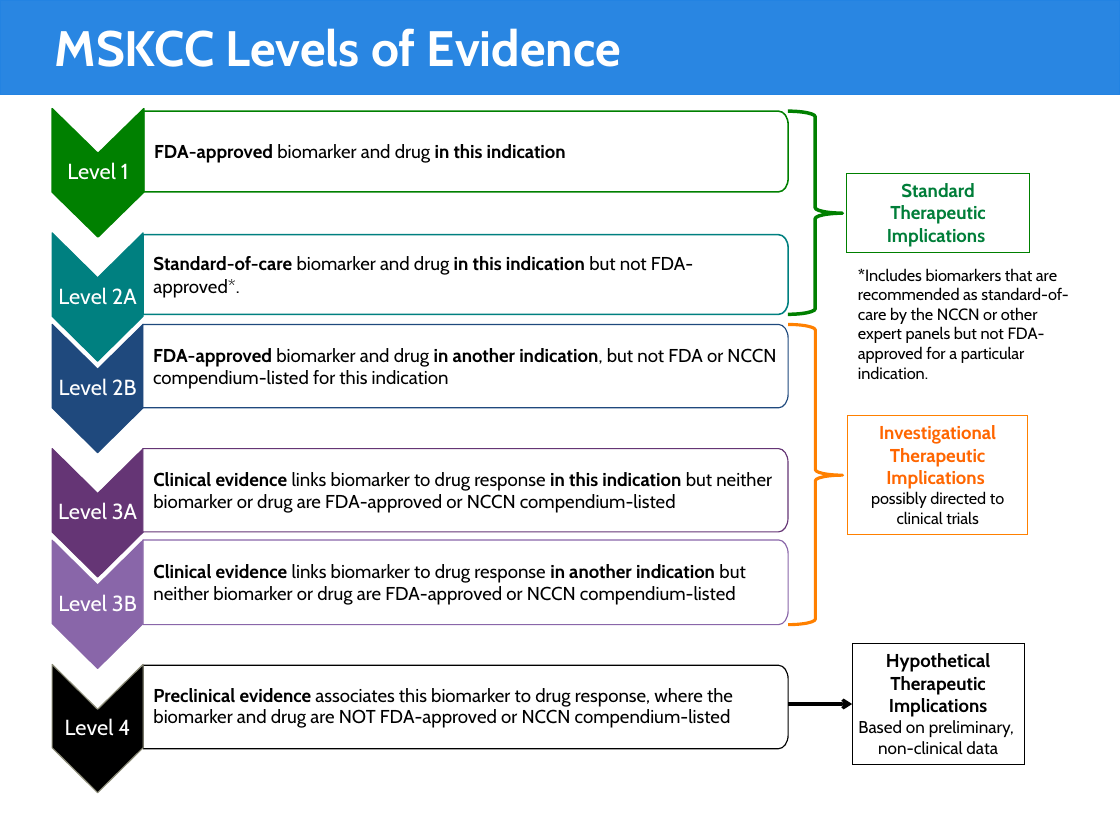
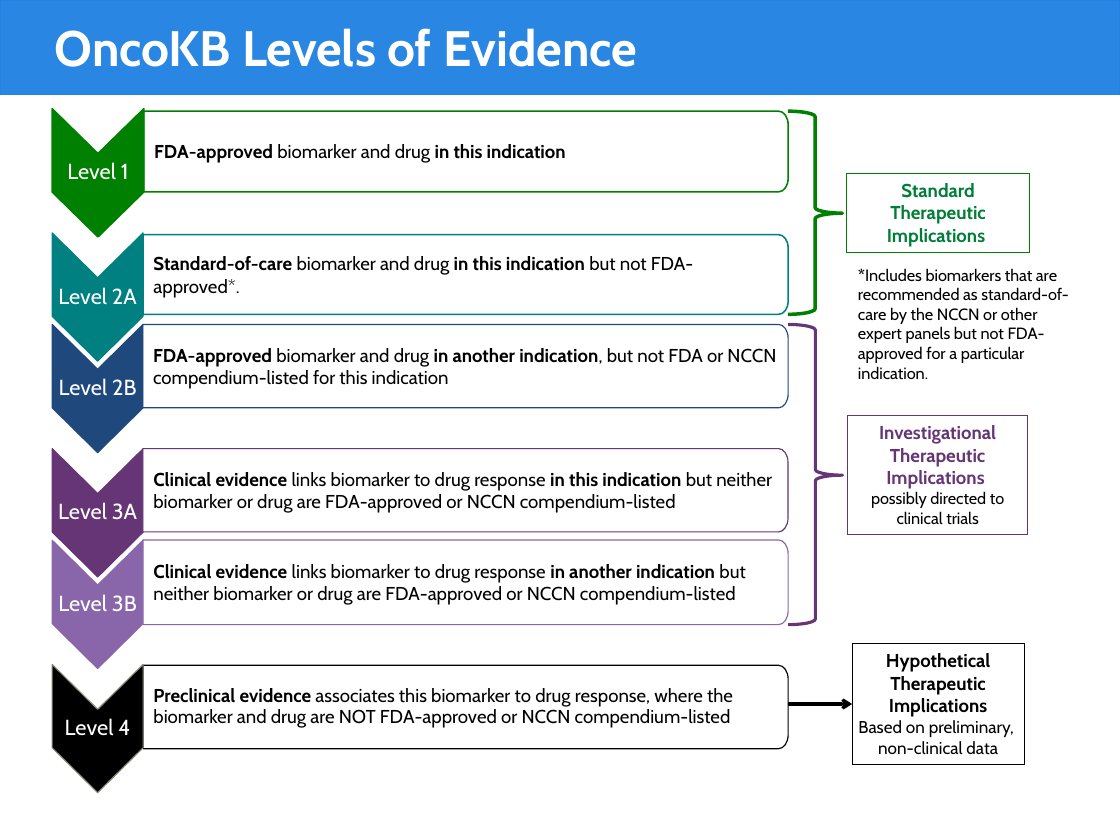
Before and after one commit to oncokb/oncokb-public, a slide deck: slide 1 of app/resources/files/levels.pptx. Drawn at 1120x840 pixels with LibreOffice and Linux fonts; fonts in the diff are those of the drawing; background and template pictures are left out. Boxes give left, top, right and bottom in pixels: in the first picture for what was removed or moved away, otherwise in the second. Text is boxed around its words. In the diff, an @@ line names an element or a change of style, - is before the commit and + after.

Commit message:
Add levels in main page
Add API factory and connect real numbers for main page

Separate main SCSS into different models

```diff
--- a/app/resources/files/levels.pptx
+++ b/app/resources/files/levels.pptx
@@ title at box(55, 28, 637, 67): text changed @@
-MSKCC Levels of Evidence
+OncoKB Levels of Evidence
@@ right brace at box(788, 325, 843, 625): outline #FF8000 2 pt to #653575 2 pt @@
@@ rectangle "Investigational Therapeutic Implications" at box(848, 416, 1028, 534): outline #FF8000 0.75 pt to #653575 0.75 pt @@
@@ text in rectangle at box(879, 425, 996, 489): text colour #FF6600 to #653575 in "Investigational Therapeutic Implications" @@
```
Also in this commit, not shown: 32 other files.
